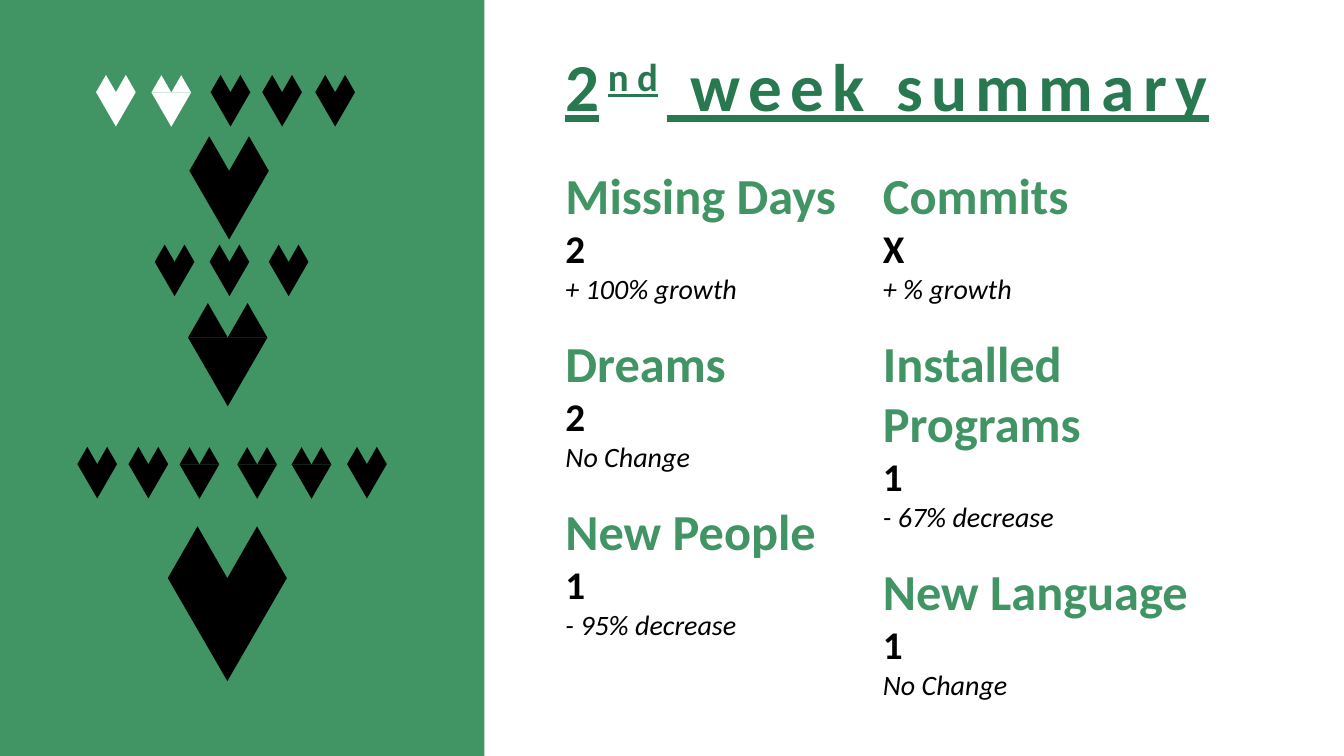
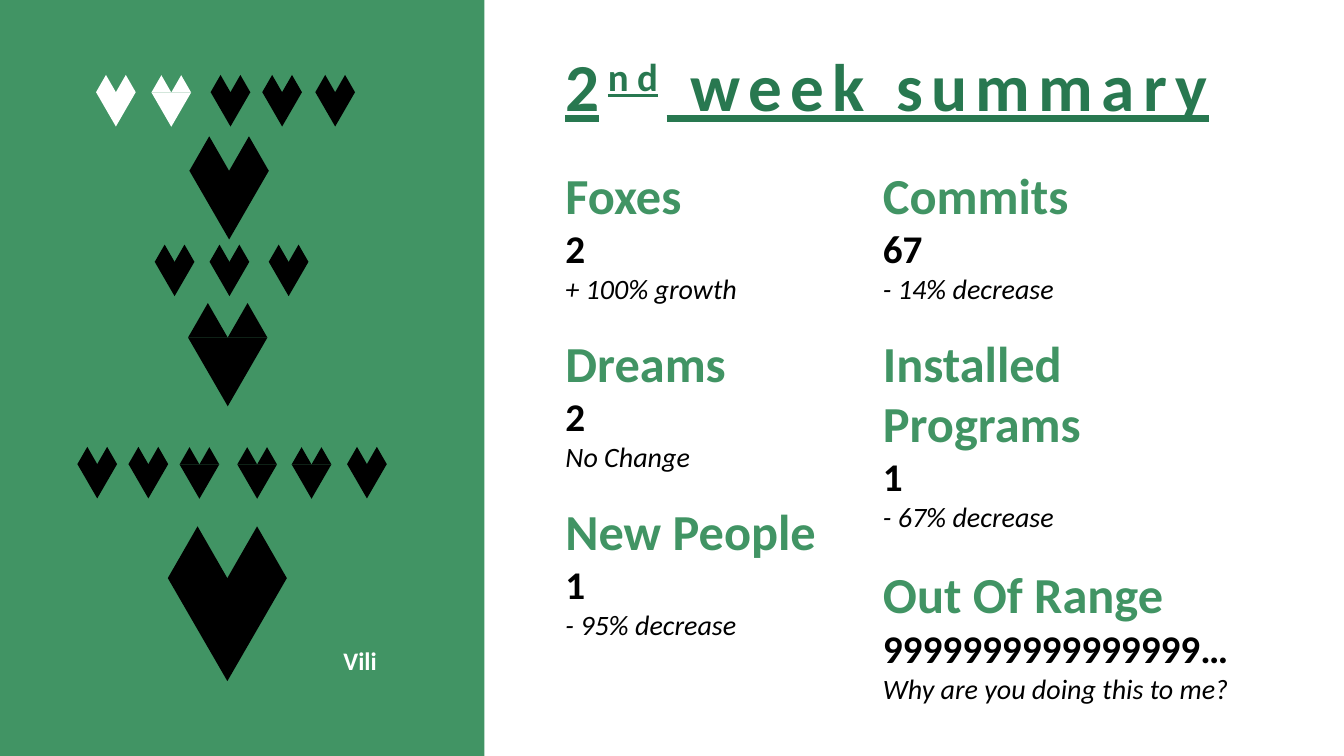
Before and after one commit to green-fox-academy/csibivili, a slide deck: slide 1 of week-02/2ndWeekPresentation.pptx. Drawn at 1344x756 pixels with LibreOffice and Linux fonts; fonts in the diff are those of the drawing. Boxes give left, top, right and bottom in pixels: in the first picture for what was removed or moved away, otherwise in the second. Text is boxed around its words. In the diff, an @@ line names an element or a change of style, - is before the commit and + after.

```diff
--- a/week-02/2ndWeekPresentation.pptx
+++ b/week-02/2ndWeekPresentation.pptx
@@ text at [565,181,681,215]: text changed @@
-Missing Days
+Foxes
@@ text at [898,279,1054,300]: text changed @@
-X
-+ % growth
+67
+- 14% decrease
@@ text at [883,578,1229,704]: text changed; size 36 to 20 pt; text colour #419464 to #000000 @@
-New Language
-1
-No Change
+Out Of Range
+9999999999999999…
+Why are you doing this to me?
@@ text added at [343,652,376,670], 18 pt, text #FFFFFF, bold @@
+Vili
```
Also in this commit, not shown: 1 slide added.
